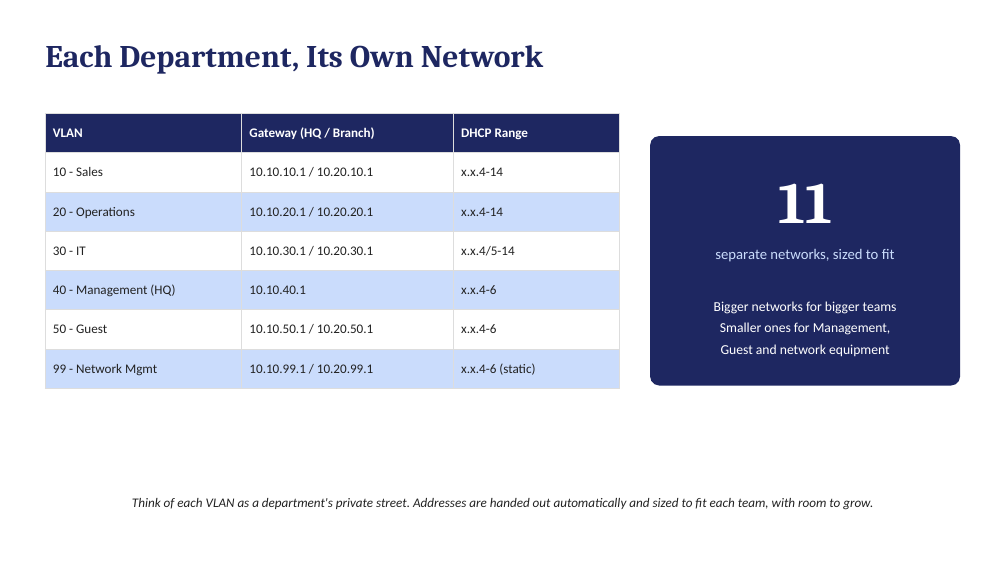
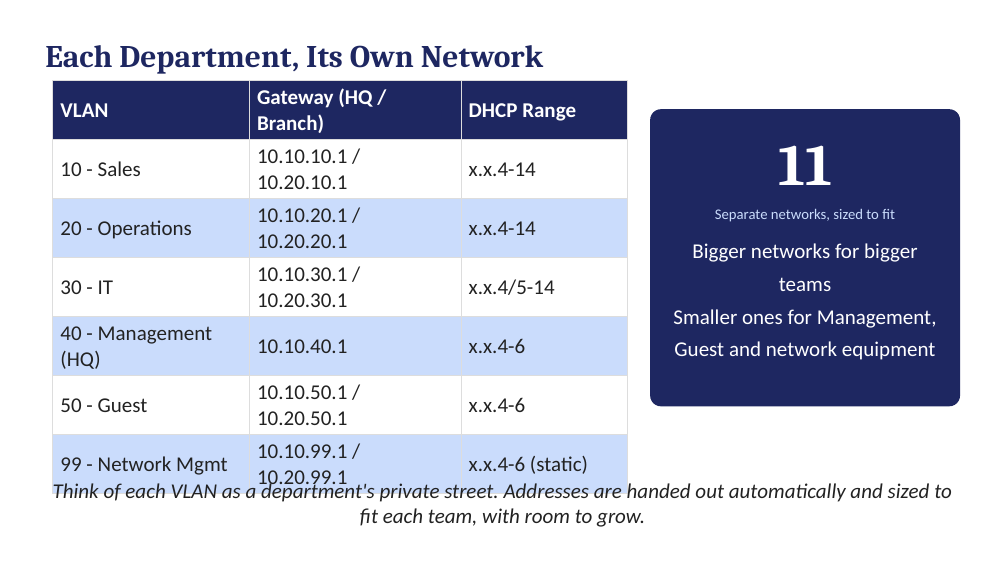
Before and after one commit to jeropannette/KIBET_ANNETTE_CCNA3PROJECT, a slide deck: slide 5 of KIBET_ANNETTE_CCNA3Project.pptx (slide 7 before the commit). Drawn at 1008x567 pixels with LibreOffice and Linux fonts; fonts in the diff are those of the drawing. Boxes give left, top, right and bottom in pixels: in the first picture for what was removed or moved away, otherwise in the second. Text is boxed around its words. In the diff, an @@ line names an element or a change of style, - is before the commit and + after.

```diff
--- a/KIBET_ANNETTE_CCNA3Project.pptx
+++ b/KIBET_ANNETTE_CCNA3Project.pptx
@@ table at <box>53,81,628,494</box> @@
@@ size 12.5 to 20 pt @@
@@ table: place and size @@
-table at <box>45,113,620,389</box>
+table at <box>53,81,628,494</box>
@@ rounded rectangle: place and size @@
-rounded rectangle at <box>650,136,960,386</box>
+rounded rectangle at <box>650,109,960,406</box>
@@ text "11": place and size @@
-text "11" at <box>778,183,832,223</box>
+text "11" at <box>778,145,832,185</box>
@@ text at <box>715,209,895,222</box>: text changed @@
-separate networks, sized to fit
+Separate networks, sized to fit
@@ text "Bigger networks for bigger teams": place and size @@
-text "Bigger networks for bigger teams" at <box>714,301,897,357</box>
+text "Bigger networks for bigger teams" at <box>673,243,937,360</box>
@@ text "Bigger networks for bigger teams" at <box>673,243,937,360</box>: size 13 to 20 pt @@
@@ text "Think of each VLAN as ..." at <box>53,481,952,527</box>: size 12.5 to 20 pt @@
```
Also in this commit, not shown: 11 other slides changed.
